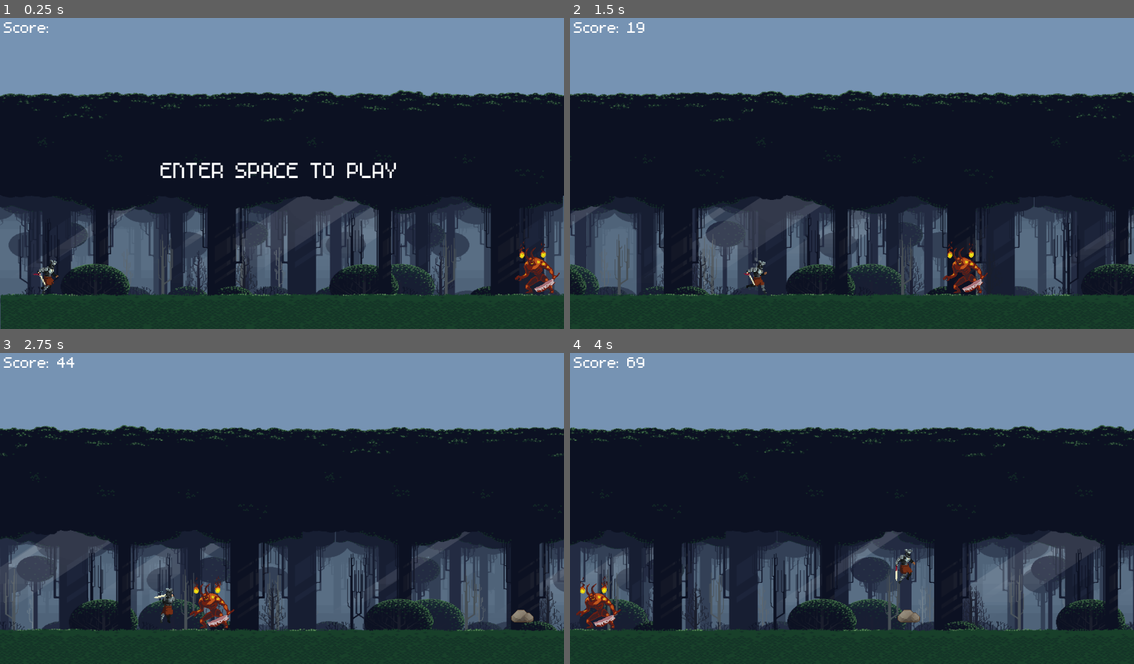
Above: before the commit, frames 1-4 (two rows, left to right).
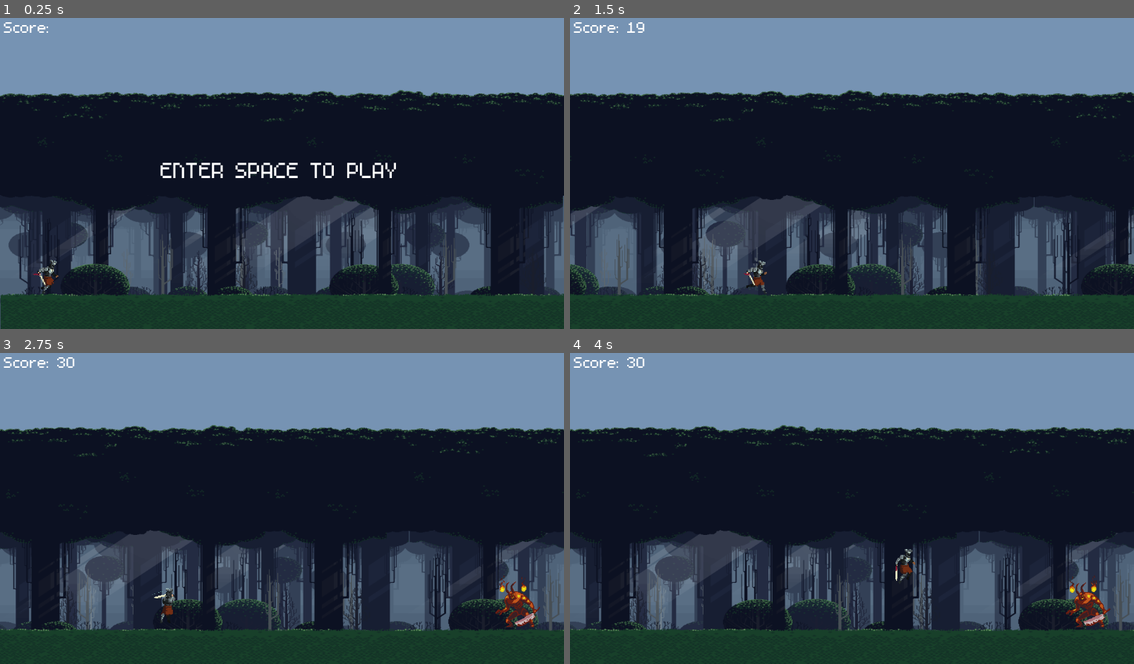
Above: after the commit, the same moments.

Repository: Takhar42/Final_GameSurvivor
Game: Godot game, scene res://Scenes/world.tscn
Two runs of this game, one before a commit and one after it. Both use one fixed random seed, a clock stepped at 60 frames per second and the inputs below.
Inputs:
- Up to frame 1 (0.25 s): no input
- Up to frame 2 (1.5 s): tap Enter (ui_accept) at 0.5 s; hold S (sword) 0.53-1.28 s; hold Right (ui_right) from 0.53 s (still down); tap Up (jump) at 0.77 s; tap S (sword) at 1.35 s
- Up to frame 3 (2.75 s): tap Up (jump) at 1.52 s; release Right (ui_right) at 2.03 s; hold Left (ui_left) from 2.03 s (still down); hold S (sword) from 2.03 s (still down)
- Up to frame 4 (4 s): release Left (ui_left) at 2.78 s; release S (sword) at 2.78 s; hold Right (ui_right) from 2.78 s (still down); tap S (sword) at 2.85 s; tap Up (jump) at 3.02, 3.77 s; hold S (sword) from 3.53 s (still down)

The runs differ from the first frame. In frame 1, 0.5% of the frame differs, in the area x 91-100%, y 71-89%; in frame 2, 0.5%; in frame 3, 21%, in the area x 0-100%, y 1-90%; in frame 4, 19%.

Commit message:
Add boss to scene

Diff:
--- a/Scenes/boss.tscn
+++ b/Scenes/boss.tscn
@@ -1,5 +1,6 @@
-[gd_scene load_steps=63 format=3 uid="uid://3pgt3p6jh6rh"]
-
+[gd_scene load_steps=64 format=3 uid="uid://3pgt3p6jh6rh"]
+
+[ext_resource type="Script" path="res://Scripts/boss.gd" id="1_aegsf"]
 [ext_resource type="Texture2D" uid="uid://ypxbumoy6m7m" path="res://assets/boss/03_demon_cleave/demon_cleave_1.png" id="1_g6ygu"]
 [ext_resource type="Texture2D" uid="uid://btao48j33d28t" path="res://assets/boss/03_demon_cleave/demon_cleave_2.png" id="2_do64v"]
 [ext_resource type="Texture2D" uid="uid://p7op70wv8y78" path="res://assets/boss/03_demon_cleave/demon_cleave_3.png" id="3_d5l2v"]
@@ -229,6 +230,77 @@
 }, {
 "frames": [{
 "duration": 1.0,
+"texture": ExtResource("42_6hghk")
+}, {
+"duration": 1.0,
+"texture": ExtResource("41_e28r7")
+}, {
+"duration": 1.0,
+"texture": ExtResource("40_od734")
+}, {
+"duration": 1.0,
+"texture": ExtResource("39_jyvey")
+}, {
+"duration": 1.0,
+"texture": ExtResource("38_20orw")
+}, {
+"duration": 1.0,
+"texture": ExtResource("37_fv7e2")
+}, {
+"duration": 1.0,
+"texture": ExtResource("36_7wnp2")
+}, {
+"duration": 1.0,
+"texture": ExtResource("35_750gx")
+}, {
+"duration": 1.0,
+"texture": ExtResource("34_2ani4")
+}, {
+"duration": 1.0,
+"texture": ExtResource("33_qcb8h")
+}, {
+"duration": 1.0,
+"texture": ExtResource("32_q804l")
+}, {
+"duration": 1.0,
+"texture": ExtResource("31_8g7vu")
+}, {
+"duration": 1.0,
+"texture": ExtResource("30_qklr4")
+}, {
+"duration": 1.0,
+"texture": ExtResource("29_viqu7")
+}, {
+"duration": 1.0,
+"texture": ExtResource("28_o4t18")
+}, {
+"duration": 1.0,
+"texture": ExtResource("27_0x832")
+}, {
+"duration": 1.0,
+"texture": ExtResource("26_g6due")
+}, {
+"duration": 1.0,
+"texture": ExtResource("25_mfepu")
+}, {
+"duration": 1.0,
+"texture": ExtResource("24_5bc76")
+}, {
+"duration": 1.0,
+"texture": ExtResource("23_fua6m")
+}, {
+"duration": 1.0,
+"texture": ExtResource("22_sdgg3")
+}, {
+"duration": 1.0,
+"texture": ExtResource("21_gi0d8")
+}],
+"loop": true,
+"name": &"revive",
+"speed": 10.0
+}, {
+"frames": [{
+"duration": 1.0,
 "texture": ExtResource("49_5c8wg")
 }, {
 "duration": 1.0,
@@ -273,13 +345,16 @@
 size = Vector2(80, 80)
 
 [node name="Boss" type="CharacterBody2D"]
+collision_layer = 2
+script = ExtResource("1_aegsf")
 
 [node name="AnimatedSprite2D" type="AnimatedSprite2D" parent="."]
 position = Vector2(0, -40)
 sprite_frames = SubResource("SpriteFrames_ov4fo")
-animation = &"idle"
+animation = &"revive"
 autoplay = "idle"
-frame_progress = 0.915881
+frame_progress = 0.14653
 
 [node name="CollisionShape2D" type="CollisionShape2D" parent="."]
+visible = false
 shape = SubResource("RectangleShape2D_aicgf")
--- a/Scenes/node_2d.tscn
+++ b/Scenes/node_2d.tscn
@@ -466,6 +466,7 @@
 position = Vector2(1, 583)
 
 [node name="CollisionShape2D" type="CollisionShape2D" parent="StaticBody2D"]
+visible = false
 position = Vector2(1151, 29)
 shape = SubResource("RectangleShape2D_rn01j")
 
@@ -589,4 +590,4 @@
 vertical_alignment = 1
 
 [node name="Boss" parent="." instance=ExtResource("24_644rn")]
-position = Vector2(1096, 536)
+position = Vector2(944, -56)
--- /dev/null
+++ b/Scripts/boss.gd
@@ -0,0 +1,11 @@
+extends CharacterBody2D
+
+
+const SPEED = 300.0
+const JUMP_VELOCITY = -400.0
+
+
+func _physics_process(delta: float) -> void:
+	# Add the gravity.
+
+	move_and_slide()
--- a/Scripts/world.gd
+++ b/Scripts/world.gd
@@ -60,6 +60,11 @@
 		# Generate and manage obstacles
 		generate_obs()
 		cleanup_obstacles()
+		print(score)
+		if score/15 == 30:
+			game_live = false
+			$Node2D/Boss.position.x = $Node2D/Camera2D.position.x + 480
+			$Node2D/Boss.position.y = $Node2D/Camera2D.position.y + 210
 
 		if $Node2D/Camera2D.position.x - $Node2D/StaticBody2D.position.x > screen_size.x * 1.5:
 			$Node2D/StaticBody2D.position.x += screen_size.x
